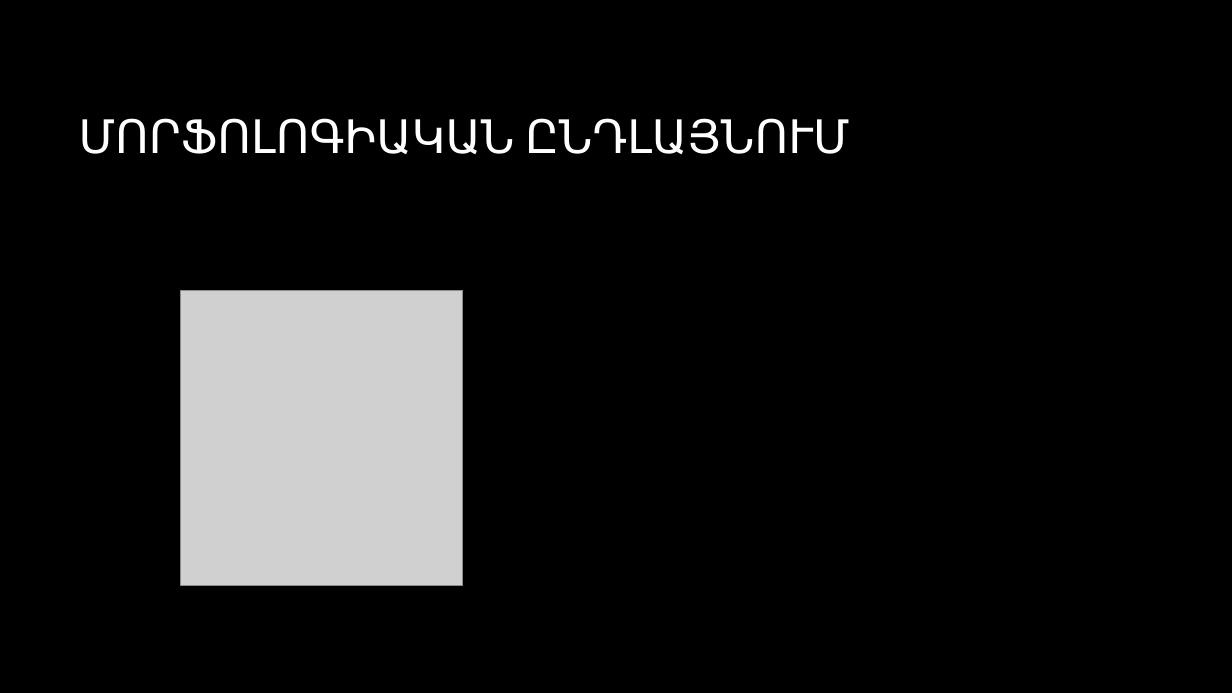
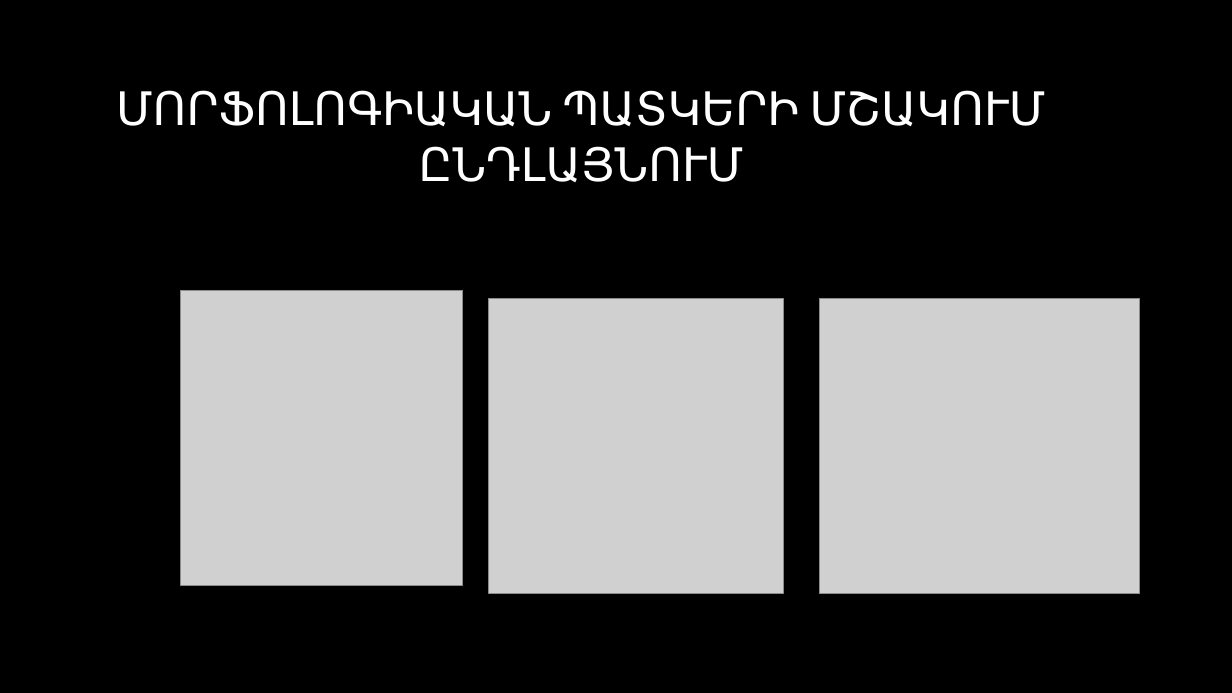
Before and after one commit to CGevorg/OpenKrypton, a slide deck: slide 3 of presentation/Presentation.pptx (slide 4 before the commit). Drawn at 1232x693 pixels with LibreOffice and Linux fonts; fonts in the diff are those of the drawing; grey boxes stand for pictures; background and template pictures are left out. Boxes give left, top, right and bottom in pixels: in the first picture for what was removed or moved away, otherwise in the second. Text is boxed around its words. In the diff, an @@ line names an element or a change of style, - is before the commit and + after.

```diff
--- a/presentation/Presentation.pptx
+++ b/presentation/Presentation.pptx
@@ title at [116,90,1046,182]: text changed @@
-ՄՈՐՖՈԼՈԳԻԱԿԱՆ ԸՆԴԼԱՅՆՈՒՄ
+ՄՈՐՖՈԼՈԳԻԱԿԱՆ ՊԱՏԿԵՐԻ ՄՇԱԿՈՒՄ ԸՆԴԼԱՅՆՈՒՄ
@@ picture added at [489,299,784,593] @@
@@ picture added at [820,299,1141,593] @@
```
Also in this commit, not shown: 1 other slide changed, 17 slides added, 1 slide removed, 1 other file.
